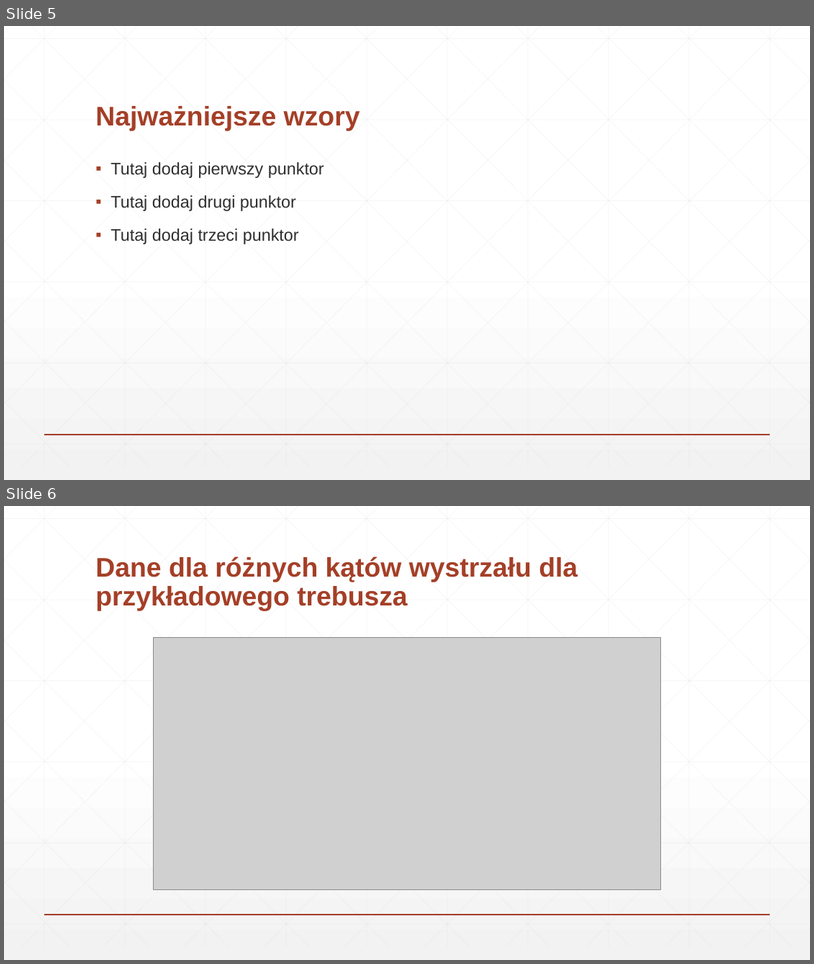
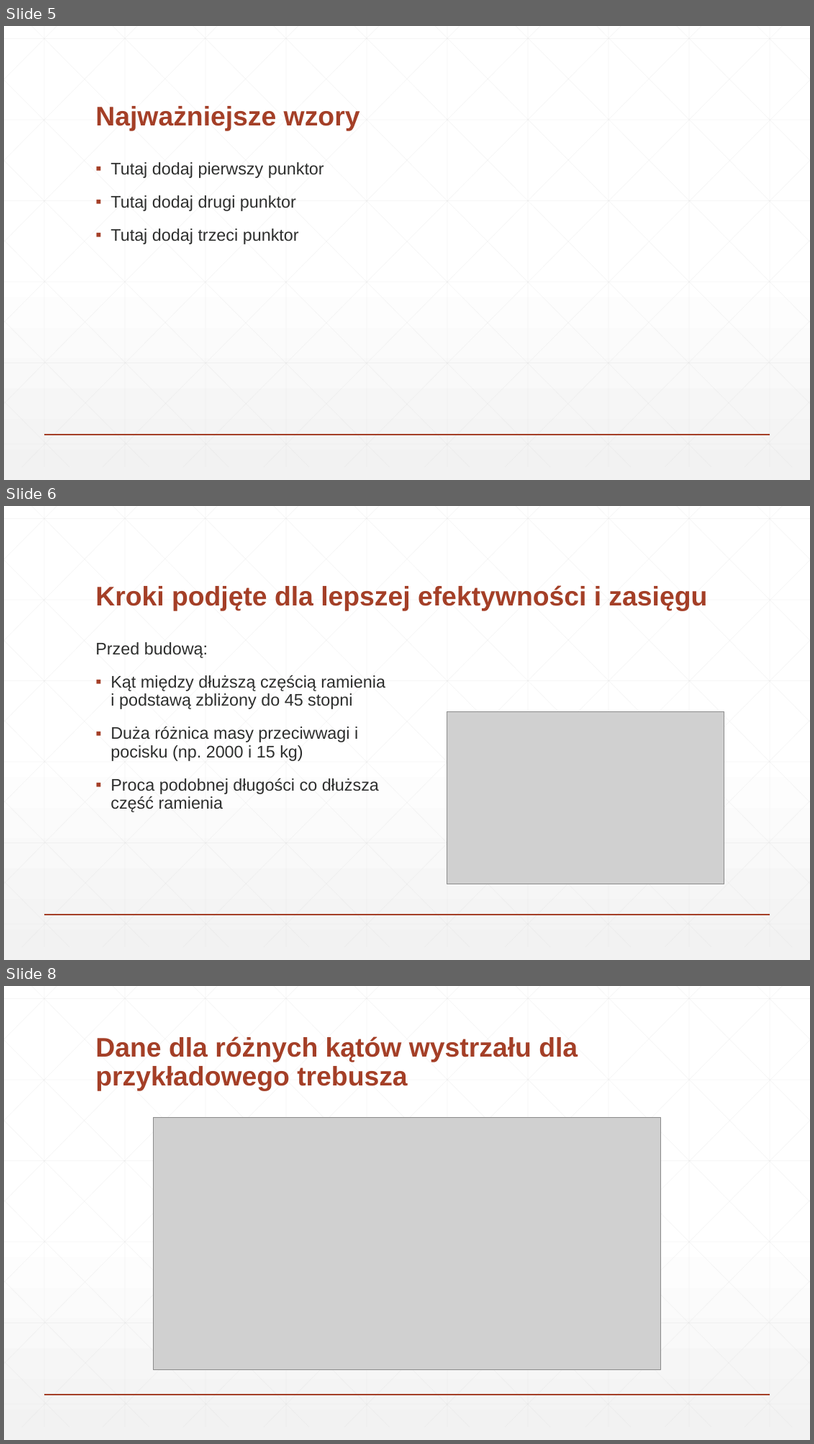
Before and after one commit to Xenvar2307/MiSK-project, a slide deck: Materiały/Prezentacja.pptx. Shown one above the other, each under a label of ours: slides 5 and 6 before the commit, slides 5, 6 and 8 after it; the slides between them are not shown. The pictures are 814x964 and 814x1444 pixels, drawn with LibreOffice and Linux fonts; fonts in the diff are those of the drawing; grey boxes stand for pictures. Boxes give left, top, right and bottom in pixels: in the first picture for what was removed or moved away, otherwise in the second. Text is boxed around its words. In the diff, an @@ line names an element or a change of style, - is before the commit and + after.

```diff
--- a/Materiały/Prezentacja.pptx
+++ b/Materiały/Prezentacja.pptx
@@ slide 6 added at [4,506,810,960], background gradient #FFFFFF to #F2F2F2; not listed: 47 template elements that a slide beside it also shows @@
@@ title added at [95,585,707,611], 32 pt, text #A43F27, bold @@
+Kroki podjęte dla lepszej efektywności i zasięgu
@@ text added at [95,642,386,812], 20 pt, text #2D2E2D @@
+Przed budową:
+▪ Kąt między dłuższą częścią ramienia i podstawą zbliżony do 45 stopni
+▪ Duża różnica masy przeciwwagi i pocisku (np. 2000 i 15 kg)
+▪ Proca podobnej długości co dłuższa część ramienia
@@ picture added at [447,712,725,883] @@
@@ what was slide 6 is now slide 8 @@
```
Also in this commit, not shown: 1 slide changed, 3 other slides added, 1 slide removed.
